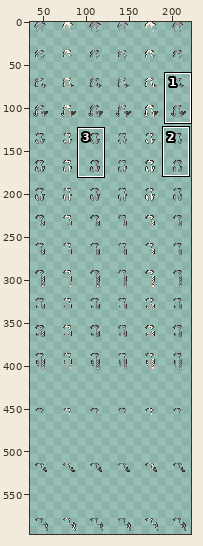
Two states of a sprite sheet, graphics/images/nillian_hair.png. Above, an overview of the earlier version with the close-up marked.
Close-up. Before:
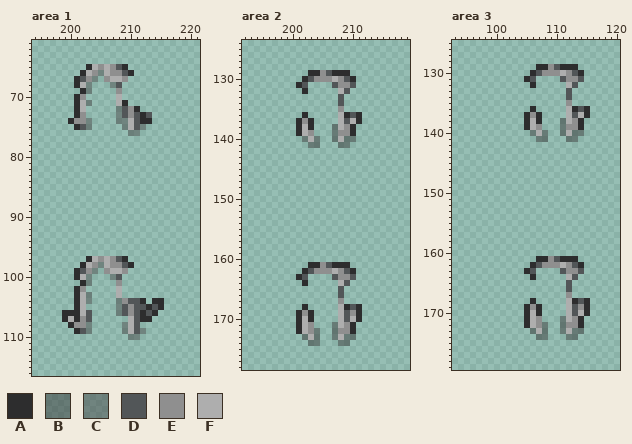
The file is 256x1056 pixels. Colours within 5 levels of each other are drawn and written as one. Shown: area 1: x 194..221, y 61..116; area 2: x 192..219, y 124..178; area 3: x 93..120, y 125..179. The wide view leaves out empty margins. The commit also changed other parts of the picture, which this record leaves out.
Palette (. is transparent): A #2d2d2e  B #38383880  C #4a4a4a80  D #525658  E #8f8f8f  F #aeaeae
The result:
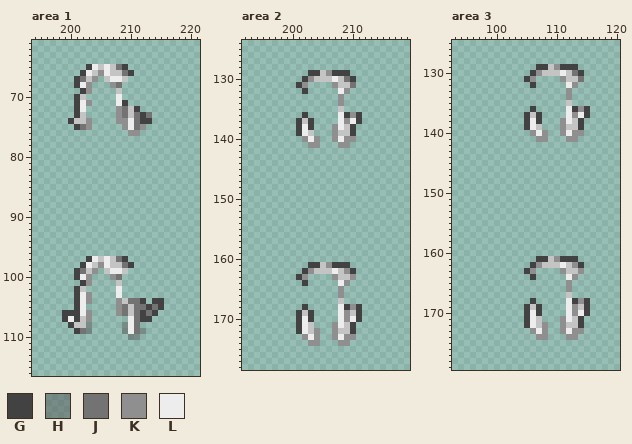
Colours new in this view: G #424242  H #5a5a5a80  J #737373  K #8f8f8f  L #ededed
Diff:
colour E: #8f8f8f -> #c4c4c4
Changed rows in their new state; - is a pixel that keeps its letter.
Area 1:
first column x 200:
 65 ---GL-L-JG----
 66 --GL-KL--JG---
 67 -GJ-K--LL-----
 68 -GLK---KJ-----
 69 --GK----------
 70 -G------L-----
 71 -GLK----LG----
 72 -GL-----KJ-G--
 73 -G------KJ-JGJ
 74 G--K----KKLJGG
 75 -GJK-----KLJK-
 76 ----------KK--
first column x 199:
 97 ----GL-L-JG------
 98 ---GL-KL--JG-----
 99 --GJ-K--LL-------
100 --GLK---KJ-------
101 ---GK------------
102 --G------L-------
103 --GLK----L-------
104 --GLK----K-JJG-GG
105 --GL-----KJ-JJGJG
106 GGGLK----KJ-JGJG-
107 GLG-K------LJGG--
108 -G--H-----HLJ----
109 --GJH-----HLJH---
110 -----------HH----
Area 2:
first column x 201:
129 --GG-KGGG--
130 -GK---L-JG-
131 GK----K--J-
132 -G-----LK--
133 -------K---
134 -------K---
136 -G-----LGKG
137 G-G----LKLG
138 GLG---KL-G-
139 GL----K--G-
140 -KLK--KLKK-
141 --KK---KK--
first column x 201:
161 --GG-KGGG--
162 -GK---L-KG-
163 GK----K--K-
164 -G-----LK--
165 -------K---
166 -------K---
168 -G-----LGKG
169 G-G----LK-G
170 GLG----LKLG
171 GL----KL-G-
172 GL-K--K--G-
173 -KLK--KLKK-
174 --KK---KK--
Area 3:
first column x 105:
129 --GG-KGGG--
130 -GK---L-JG-
131 GK----K--J-
132 -G-----LK--
133 -------K---
134 -------K---
136 -G-----LGKG
137 G-G----LKLG
138 GLG---KL-G-
139 GL----K--G-
140 -KLK--KLKK-
141 --KK---KK--
first column x 105:
161 --GG-KGGG--
162 -GK---L-KG-
163 GK----K--K-
164 -G-----LK--
165 -------K---
166 -------K---
168 -G-----LGKG
169 G-G----LK-G
170 GLG----LKLG
171 GL----KL-G-
172 GL-K--K--G-
173 -KLK--KLKK-
174 --KK---KK--
